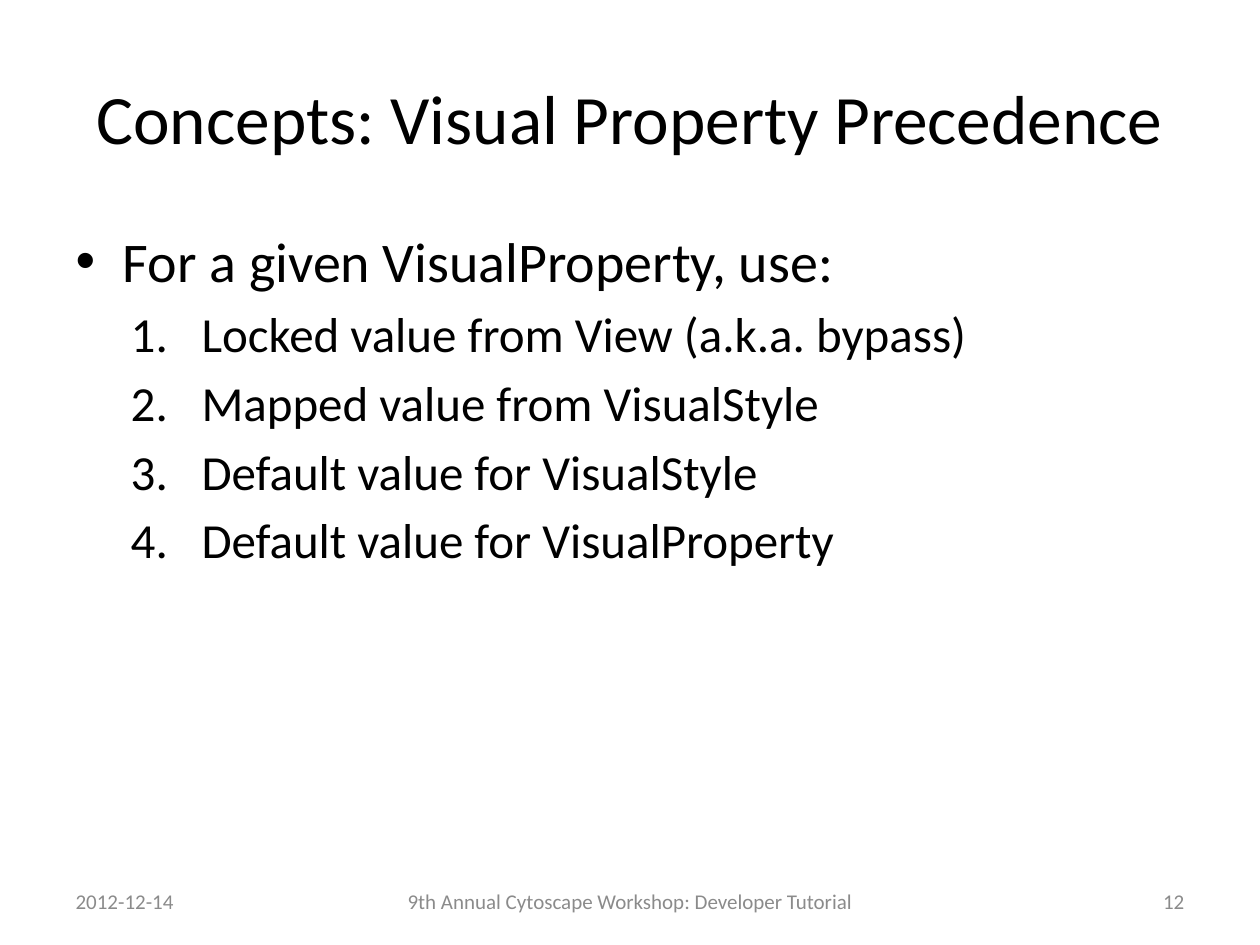
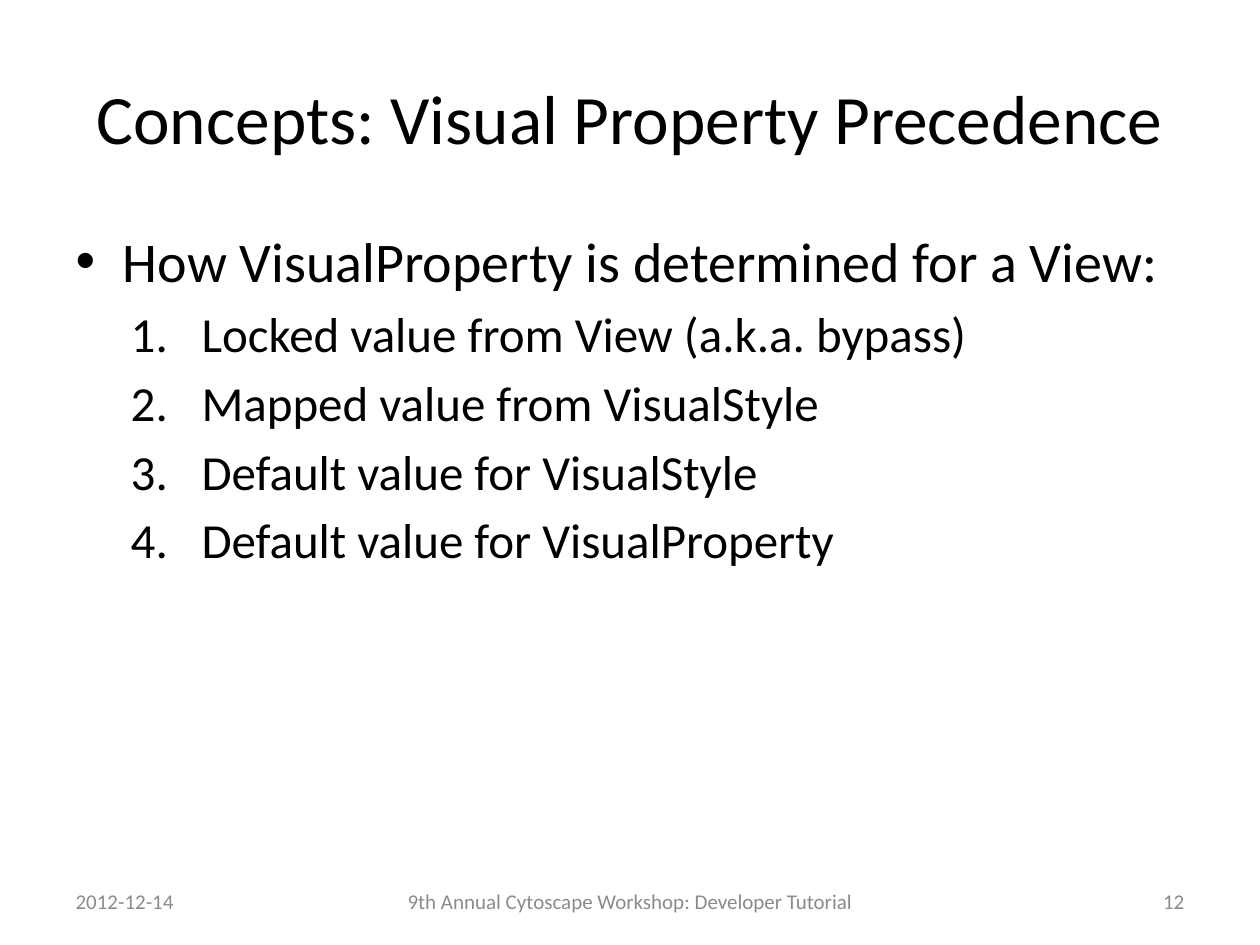
Before and after one commit to jrrmzz/cy3-dev-tutorial, a slide deck: slide 12 of slides.pptx. Drawn at 1260x945 pixels with LibreOffice and Linux fonts; fonts in the diff are those of the drawing. Boxes give left, top, right and bottom in pixels: in the first picture for what was removed or moved away, otherwise in the second. Text is boxed around its words. In the diff, an @@ line names an element or a change of style, - is before the commit and + after.

```diff
--- a/slides.pptx
+++ b/slides.pptx
@@ text at [123, 243, 1157, 291]: text changed @@
-• For a given VisualProperty, use:
+• How VisualProperty is determined for a View:
```
Also in this commit, not shown: 9 other slides changed, 8 slides added.
